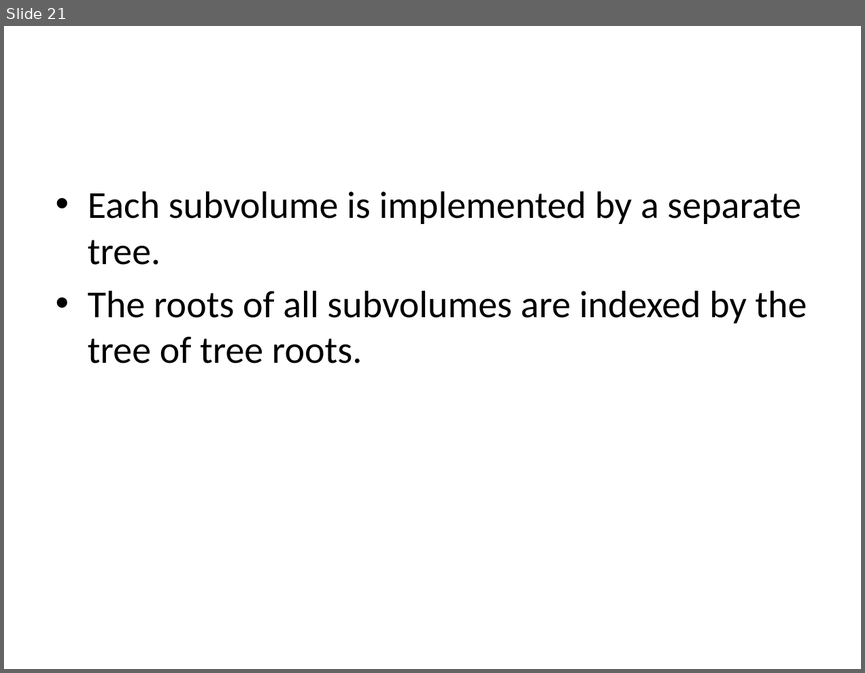
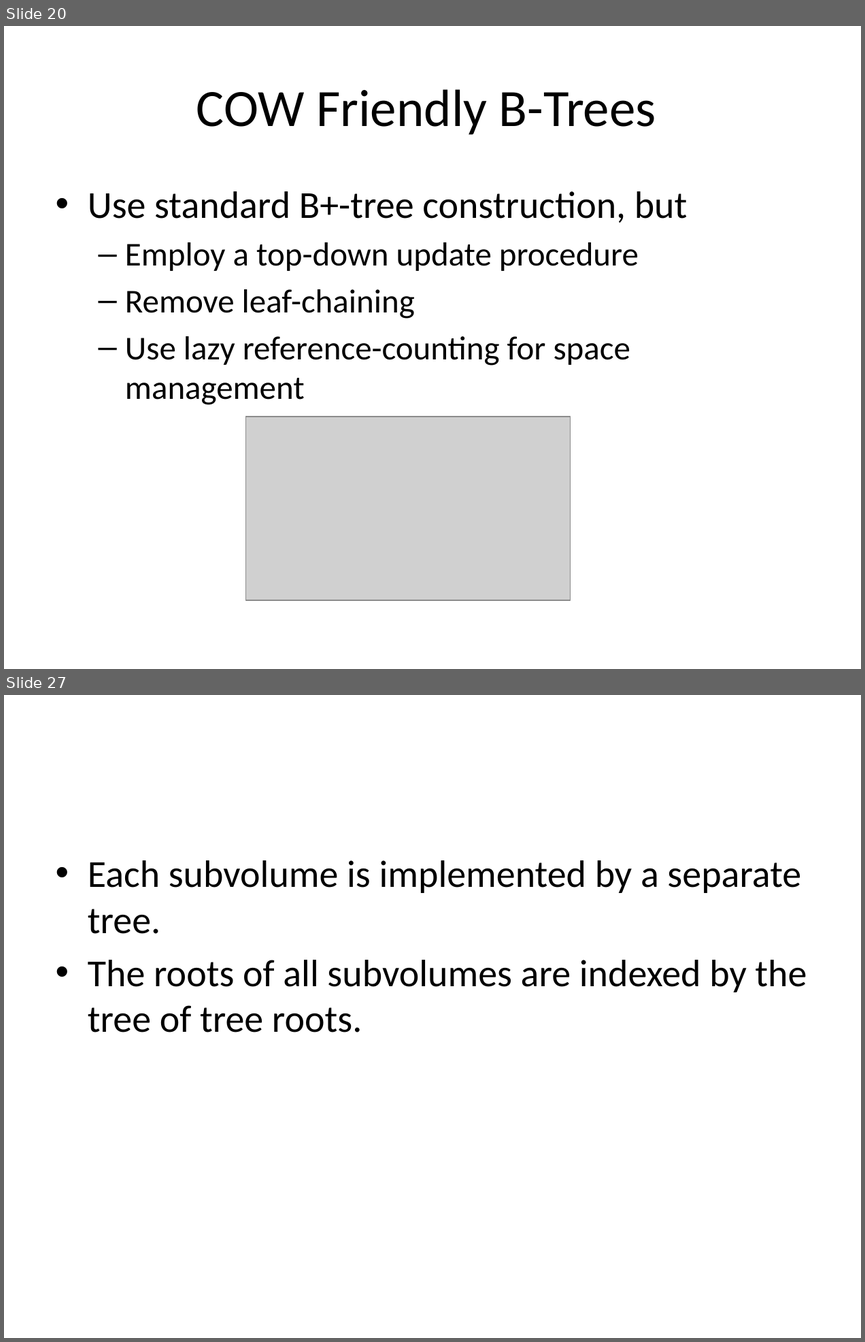
Before and after one commit to liujinmarshall/btrfs-doc, a slide deck: Bacik.pptx. Shown one above the other, each under a label of ours: slide 21 before the commit, slides 20 and 27 after it; the slides between them are not shown. The pictures are 865x673 and 865x1342 pixels, drawn with LibreOffice and Linux fonts; fonts in the diff are those of the drawing; grey boxes stand for pictures. Boxes give left, top, right and bottom in pixels: in the first picture for what was removed or moved away, otherwise in the second. Text is boxed around its words. In the diff, an @@ line names an element or a change of style, - is before the commit and + after.

```diff
--- a/Bacik.pptx
+++ b/Bacik.pptx
@@ slide 20 added at <box>4,26,861,669</box>, background #FFFFFF @@
@@ title added at <box>196,89,656,135</box>, 44 pt, text #000000 @@
+COW Friendly B-Trees
@@ text added at <box>88,191,687,405</box>, 28 pt, text #000000 @@
+• Use standard B+-tree construction, but
+  – Employ a top-down update procedure
+  – Remove leaf-chaining
+  – Use lazy reference-counting for space management
@@ picture added at <box>245,417,570,600</box> @@
@@ what was slide 21 is now slide 27 @@
```
Also in this commit, not shown: 1 slide changed, 8 other slides added.
